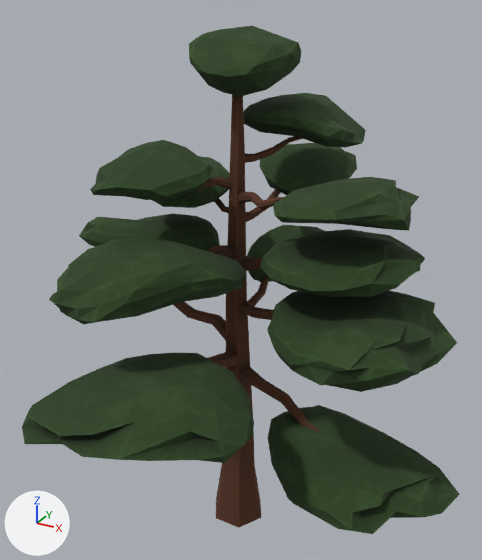
Renders of the glTF model web/public/flowers/BubungaTree_gltf/BubingaTreeBloom.gltf from each side of a commit.
Before and after are seen from a 50 mm lens placed at (4.43, -7.95, 8.34), pointed at (-0.02, 0.13, 4.3). The axes (+X, +Y, +Z) are drawn at lower left. The lights are the same throughout. Where no turn or scale is listed for an object, it has been applied to the vertices.

The older version as bpy lines, for what is in view:
```python
mat_bubingatree_mat = bpy.data.materials.new('BubingaTree_mat')
mat_bubingatree_mat.use_nodes = True; mat_bubingatree_mat.node_tree.nodes.clear()
_N = mat_bubingatree_mat.node_tree.nodes; _L = mat_bubingatree_mat.node_tree.links
n0 = _N.new('ShaderNodeBsdfPrincipled'); n0.name = 'Principled BSDF'
n0.inputs[2].default_value = 0.97  # 'Roughness'
n1 = _N.new('ShaderNodeOutputMaterial'); n1.name = 'Material Output'
n2 = _N.new('ShaderNodeMix'); n2.name = 'Mix'
n2.data_type = 'RGBA'
n2.blend_type = 'MULTIPLY'
n2.inputs[0].default_value = 1.0  # 'Factor'
n3 = _N.new('ShaderNodeTexImage'); n3.name = 'Image Texture'
n3.image = img_bubingatree_mat_image
_L.new(n0.outputs[0], n1.inputs[0])  # 'BSDF' to 'Surface'
_L.new(n2.outputs[2], n0.inputs[0])  # 'Result' to 'Base Color'
_L.new(n3.outputs[0], n2.inputs[6])  # 'Color' to 'A'
me_buffer_0_mesh_0 = bpy.data.meshes.new('buffer-0-mesh-0')
me_buffer_0_mesh_0.from_pydata(...)  # 1495 vertices, 2770 faces; spans x -3.77..3.61, y -3.66..3.48, z 0.0..7.87
me_buffer_0_mesh_0.materials.append(mat_bubingatree_mat)
ob_node_0 = bpy.data.objects.new('node-0', me_buffer_0_mesh_0)
ob_node_0.location = (0.0, 0.0, 0.0)
```
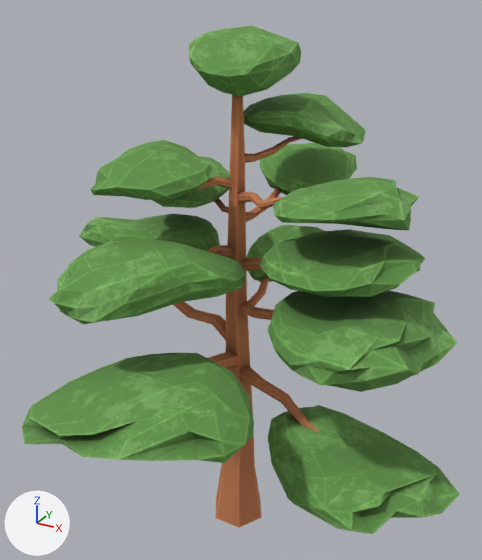
The change, as a list of edits to the scene's bpy script:
```text
Change mat_bubingatree_mat:
    where n2 = _N.new('ShaderNodeMix'); n2.name = 'Mix'
    add n2.inputs[7].default_value = (3.0, 3.0, 3.0, 1.0)  # 'B', white #ffffff
```

Boxes [x1, y1, x2, y2] around the edits, measured in the pictures (482 x 560 px):
'node-0', surface changed
    both: [22, 26, 459, 534]
